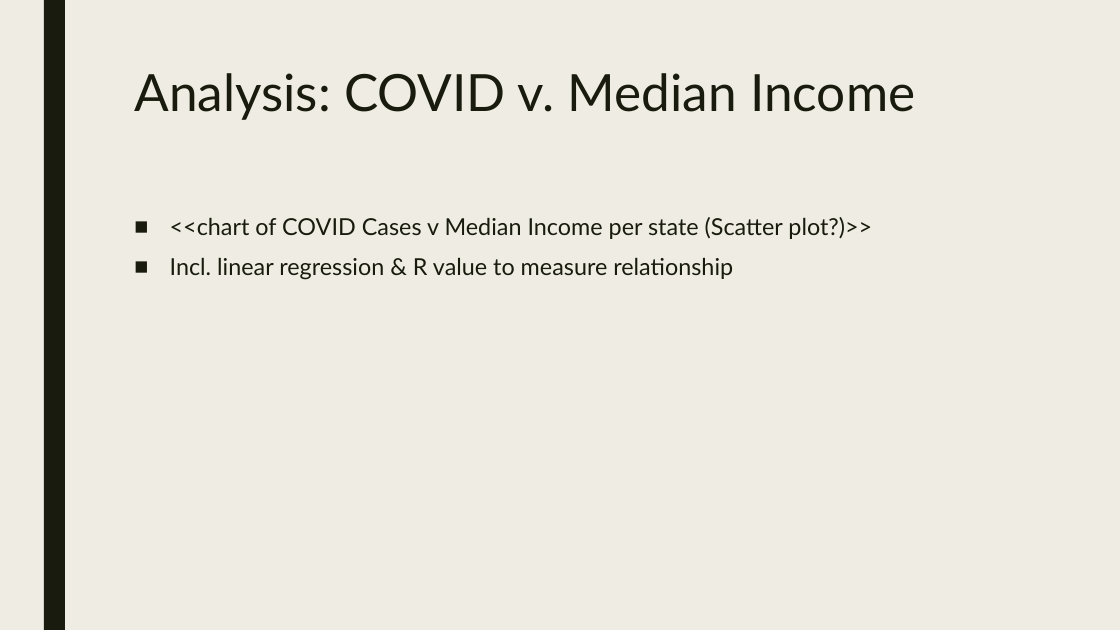
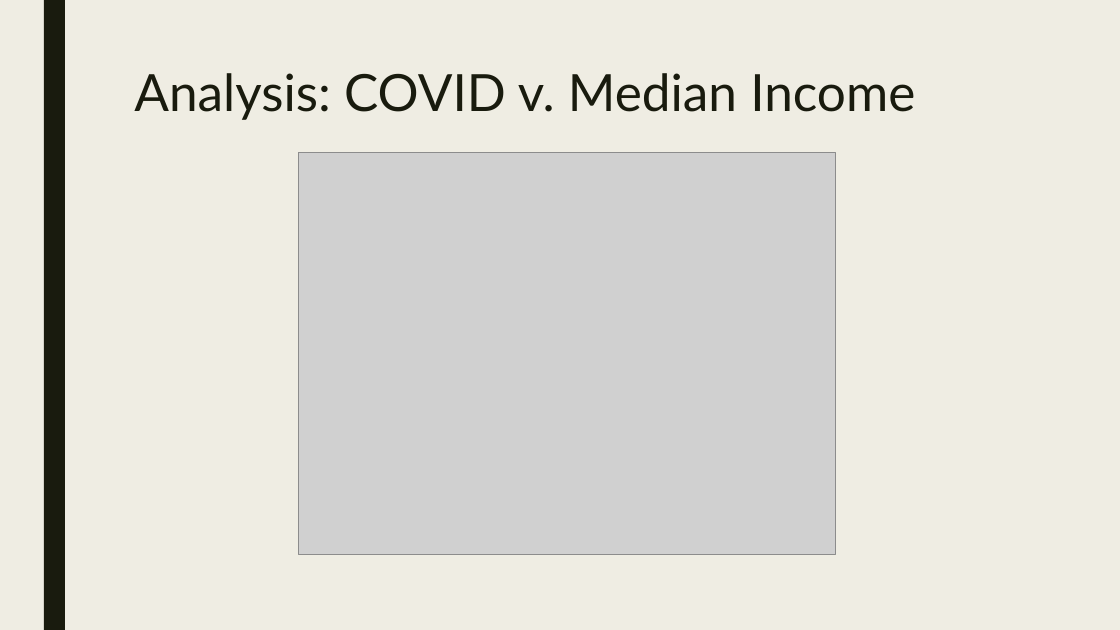
Before and after one commit to lcarbo/US_COVID_Project, a slide deck: slide 13 of COVID_Presentation_0104.pptx (slide 11 before the commit). Drawn at 1120x630 pixels with LibreOffice and Linux fonts; fonts in the diff are those of the drawing; grey boxes stand for pictures. Boxes give left, top, right and bottom in pixels: in the first picture for what was removed or moved away, otherwise in the second. Text is boxed around its words. In the diff, an @@ line names an element or a change of style, - is before the commit and + after.

Commit message:
Ppt with images

```diff
--- a/COVID_Presentation_0104.pptx
+++ b/COVID_Presentation_0104.pptx
@@ picture added at <box>299,152,836,555</box> @@
@@ text removed at <box>170,217,872,280</box> @@
-■ <<chart of COVID Cases v Median Income per state (Scatter plot?)>>
-■ Incl. linear regression & R value to measure relationship
```
Also in this commit, not shown: 4 other slides changed, 2 slides added, 1 other file.
